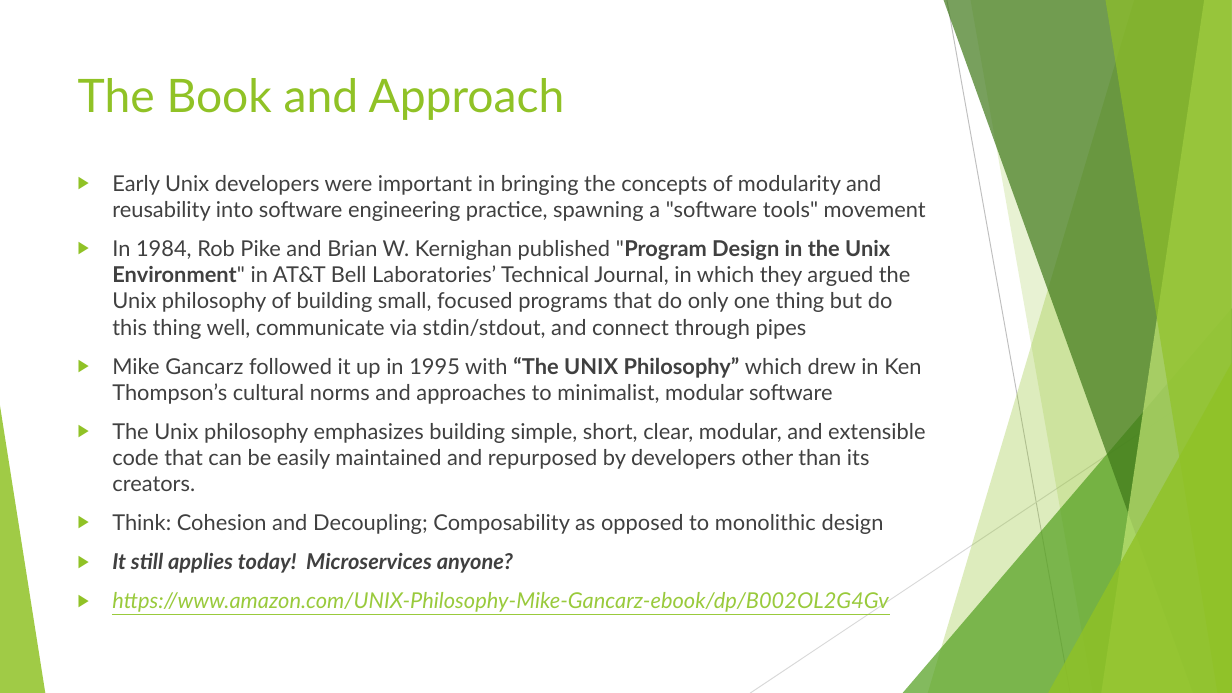
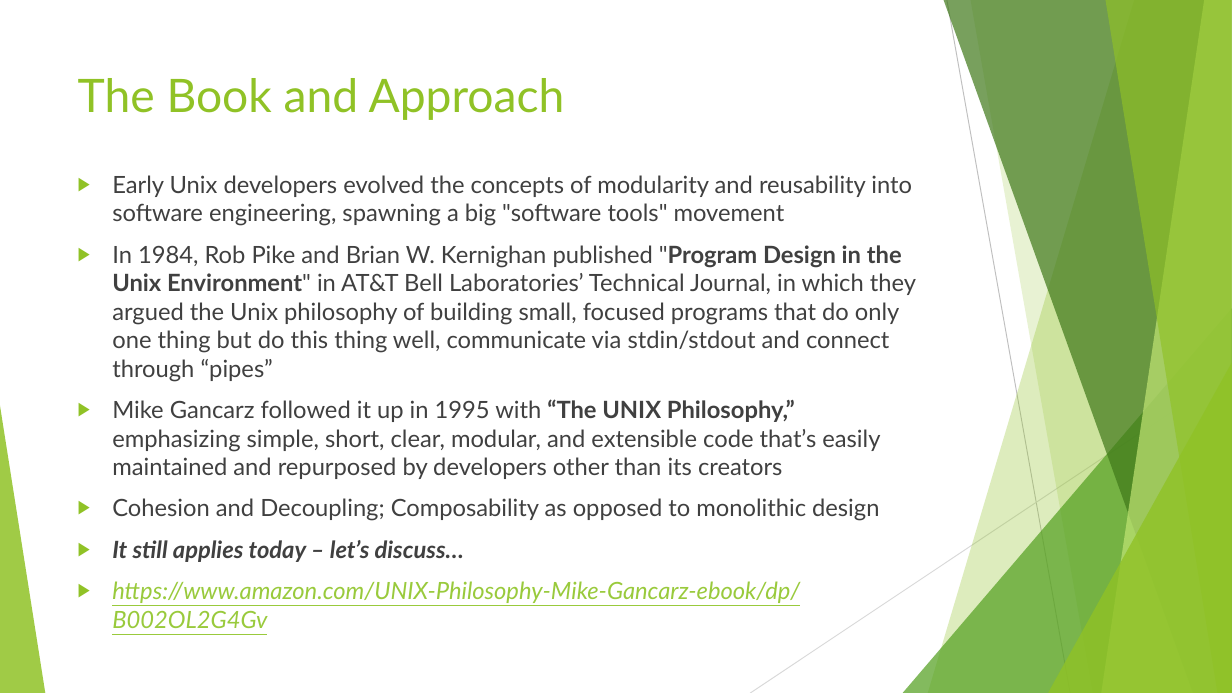
Before and after one commit to rudderfeet/the-unix-philosophy, a slide deck: slide 4 of The Unix Philosophy - Attributed - 2019-09-11.pptx (slide 3 before the commit). Drawn at 1232x693 pixels with LibreOffice and Linux fonts; fonts in the diff are those of the drawing. Boxes give left, top, right and bottom in pixels: in the first picture for what was removed or moved away, otherwise in the second. Text is boxed around its words. In the diff, an @@ line names an element or a change of style, - is before the commit and + after.

```diff
--- a/The Unix Philosophy - Attributed - 2019-09-11.pptx
+++ b/The Unix Philosophy - Attributed - 2019-09-11.pptx
@@ text at (112,175,916,562): text changed; size 17 to 18.5 pt @@
-▶ Early Unix developers were important in bringing the concepts of modularity and reusability into software engineering practice, spawning a "software tools" movement
-▶ In 1984, Rob Pike and Brian W. Kernighan published "Program Design in the Unix Environment" in AT&T Bell Laboratories’ Technical Journal, in which they argued the Unix philosophy of building small, focused programs that do only one thing but do this thing well, communicate via stdin/stdout, and connect through pipes
-▶ Mike Gancarz followed it up in 1995 with “The UNIX Philosophy” which drew in Ken Thompson’s cultural norms and approaches to minimalist, modular software
-▶ The Unix philosophy emphasizes building simple, short, clear, modular, and extensible code that can be easily maintained and repurposed by developers other than its creators.
-▶ Think: Cohesion and Decoupling; Composability as opposed to monolithic design
-▶ It still applies today! Microservices anyone?
+▶ Early Unix developers evolved the concepts of modularity and reusability into software engineering, spawning a big "software tools" movement
+▶ In 1984, Rob Pike and Brian W. Kernighan published "Program Design in the Unix Environment" in AT&T Bell Laboratories’ Technical Journal, in which they argued the Unix philosophy of building small, focused programs that do only one thing but do this thing well, communicate via stdin/stdout and connect through “pipes”
+▶ Mike Gancarz followed it up in 1995 with “The UNIX Philosophy,” emphasizing simple, short, clear, modular, and extensible code that’s easily maintained and repurposed by developers other than its creators
+▶ Cohesion and Decoupling; Composability as opposed to monolithic design
+▶ It still applies today – let’s discuss…
@@ text at (112,581,800,628): size 17 to 18.5 pt in "https://www.amazon.com/UNIX-Philosophy-Mike-Gancarz-ebook/dp ..." @@
```
Also in this commit, not shown: 3 other slides changed.
